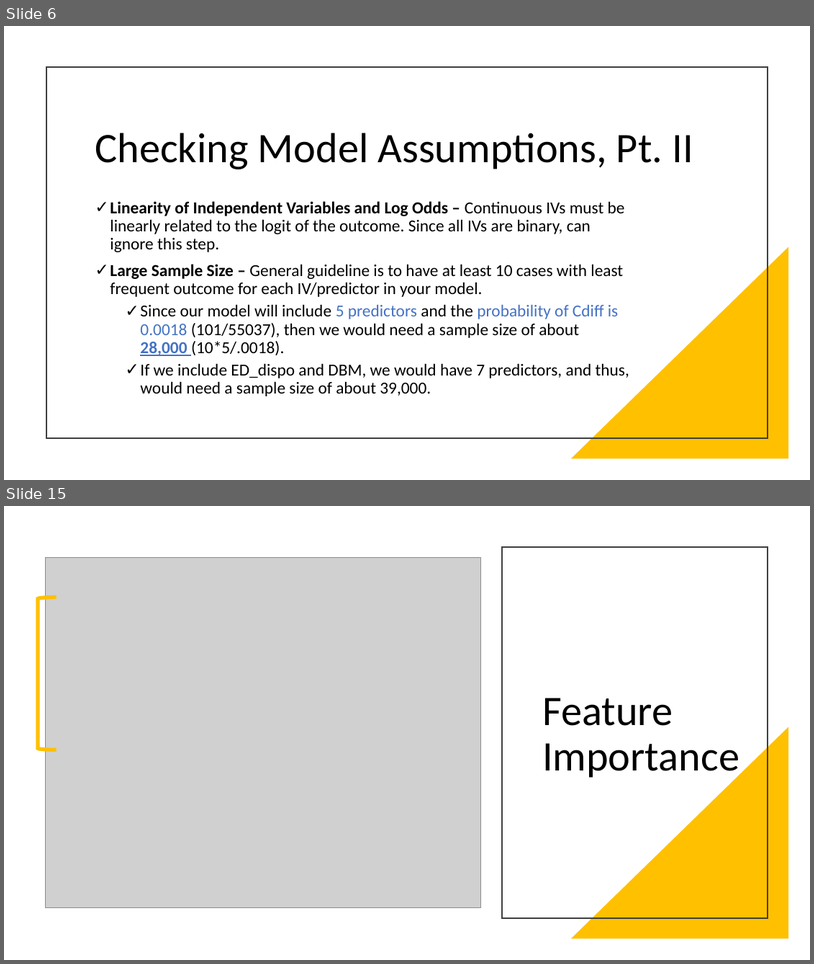
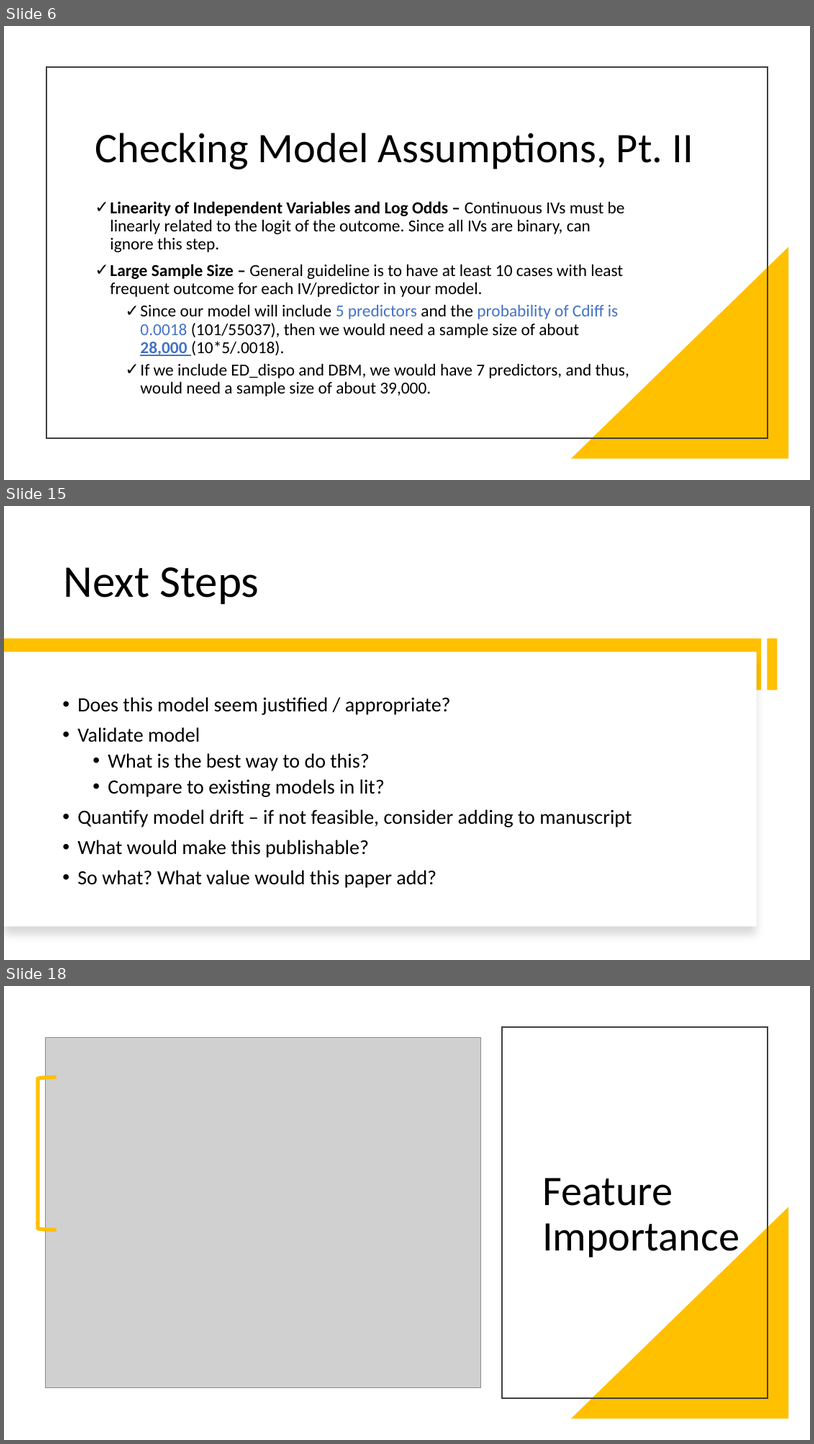
Before and after one commit to steph-rey/MS-CDI_Risk, a slide deck: CDI_Risk_Assessment_Model_Presentation_2021-02-02.pptx. Shown one above the other, each under a label of ours: slides 6 and 15 before the commit, slides 6, 15 and 18 after it; the slides between them are not shown. The pictures are 814x964 and 814x1444 pixels, drawn with LibreOffice and Linux fonts; fonts in the diff are those of the drawing; grey boxes stand for pictures. Boxes give left, top, right and bottom in pixels: in the first picture for what was removed or moved away, otherwise in the second. Text is boxed around its words. In the diff, an @@ line names an element or a change of style, - is before the commit and + after.

```diff
--- a/CDI_Risk_Assessment_Model_Presentation_2021-02-02.pptx
+++ b/CDI_Risk_Assessment_Model_Presentation_2021-02-02.pptx
@@ slide 15 added at [4,506,810,960], background #FFFFFF @@
@@ title added at [64,567,259,604], 54 pt, text #000000 @@
+Next Steps
@@ rectangle added at [4,638,762,690], fill #FFC000 @@
@@ rectangle added at [4,651,757,926], fill #FFFFFF @@
@@ rectangle added at [767,638,778,690], fill #FFC000 @@
@@ text added at [77,697,632,888], 24 pt, text #000000 @@
+• Does this model seem justified / appropriate?
+• Validate model
+  • What is the best way to do this?
+  • Compare to existing models in lit?
+• Quantify model drift – if not feasible, consider adding to manuscript
+• What would make this publishable?
+• So what? What value would this paper add?
@@ what was slide 15 is now slide 18 @@
```
Also in this commit, not shown: 11 slides changed, 2 other slides added, 1 other file.
